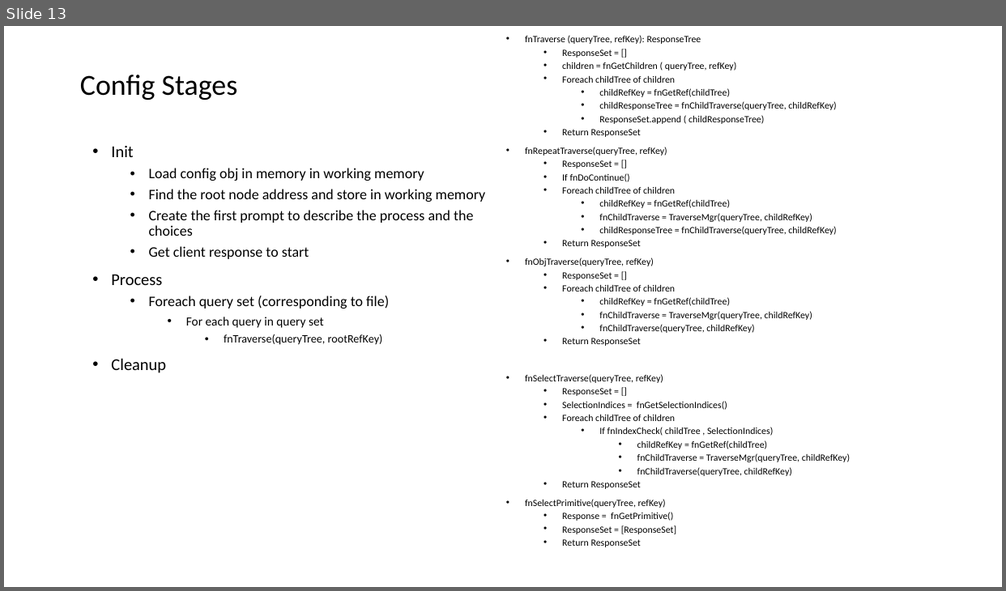
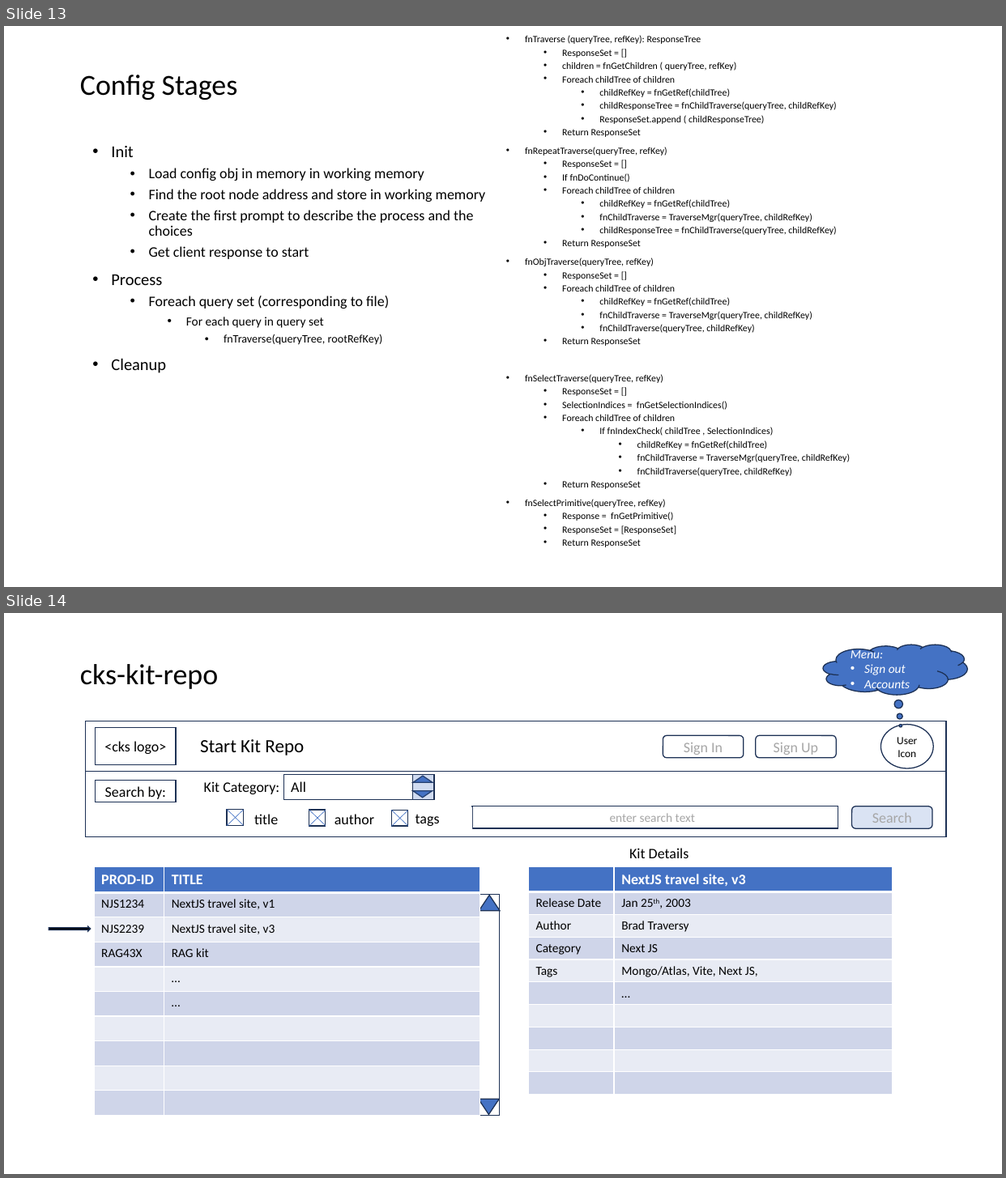
Before and after one commit to CodeKickstart/cks, a slide deck: _docs/CodeKickStart.pptx. Shown one above the other, each under a label of ours: slide 13 before the commit, slides 13 and 14 after it. The pictures are 1006x591 and 1006x1178 pixels, drawn with LibreOffice and Linux fonts; fonts in the diff are those of the drawing. Boxes give left, top, right and bottom in pixels: in the first picture for what was removed or moved away, otherwise in the second. Text is boxed around its words. In the diff, an @@ line names an element or a change of style, - is before the commit and + after.

```diff
--- a/_docs/CodeKickStart.pptx
+++ b/_docs/CodeKickStart.pptx
@@ slide 14 added at (4, 613, 1002, 1174), background #FFFFFF @@
@@ thought cloud added at (823, 645, 967, 695), fill #4472C4, outline #1E3256 1 pt, 12 pt, text #FFFFFF, italic @@
+Menu:
+• Sign out
+• Accounts
@@ title added at (80, 664, 218, 689), 28 pt, text #000000 @@
+cks-kit-repo
@@ rectangle added at (86, 722, 947, 772), fill #FFFFFF, outline #1E3256 1 pt @@
@@ rectangle added at (96, 727, 177, 764), fill #FFFFFF, outline #1E3256 1 pt, 14 pt, text #000000 @@
+<cks logo>
@@ ellipse added at (881, 725, 934, 769), fill #FFFFFF, outline #1E3256 1 pt, 10.5 pt, text #000000 @@
+User
+Icon
@@ text added at (200, 739, 304, 756), 18 pt, text #000000 @@
+Start Kit Repo
@@ rounded rectangle added at (663, 736, 744, 758), fill #FFFFFF, outline #1E3256 1 pt, 14 pt, text #A6A6A6 @@
+Sign In
@@ rounded rectangle added at (756, 736, 837, 758), fill #FFFFFF, outline #1E3256 1 pt, 14 pt, text #A6A6A6 @@
+Sign Up
@@ rectangle added at (86, 772, 947, 837), fill #FFFFFF, outline #1E3256 1 pt @@
@@ rectangle added at (96, 780, 177, 803), fill #FFFFFF, outline #1E3256 1 pt, 14 pt, text #000000 @@
+Search by:
@@ group added at (204, 774, 435, 800): 2 rectangles, 2 triangles, 1 text @@
+Kit Category:
+All
@@ rectangle added at (473, 806, 839, 828), fill #FFFFFF, outline #1E3256 1 pt, 12 pt, text #A6A6A6 @@
+enter search text
@@ rounded rectangle added at (852, 806, 933, 828), fill #DAE3F3, outline #1E3256 1 pt, 14 pt, text #A6A6A6 @@
+Search
@@ group added at (227, 810, 440, 826): 6 lines, 3 texts, 3 rectangles @@
+title
+author
+tags
@@ rectangle added at (622, 842, 756, 865), fill #FFFFFF, 14 pt, text #000000 @@
+Kit Details
@@ table added at (94, 867, 480, 1115), 10 rows, 2 columns @@
+PROD-ID | TITLE
+NJS1234 | NextJS travel site, v1
+NJS2239 | NextJS travel site, v3
+RAG43X | RAG kit
+ | …
+ | …
+ | 
+ | 
+ | 
+ | 
@@ table added at (529, 867, 893, 1094), 10 rows, 2 columns @@
+ | NextJS travel site, v3
+Release Date | Jan 25th, 2003
+Author | Brad Traversy
+Category | Next JS
+Tags | Mongo/Atlas, Vite, Next JS,
+ | …
+ | 
+ | 
+ | 
+ | 
@@ rectangle added at (477, 895, 500, 1115), fill #FFFFFF, outline #1E3256 1 pt @@
@@ triangle added at (479, 895, 501, 911), fill #4472C4, outline #1E3256 1 pt @@
@@ right arrow added at (49, 926, 91, 931), fill #000000, outline #1E3256 1 pt @@
@@ triangle added at (479, 1100, 500, 1115), fill #4472C4, outline #1E3256 1 pt @@
```
Also in this commit, not shown: 1 slide changed.
